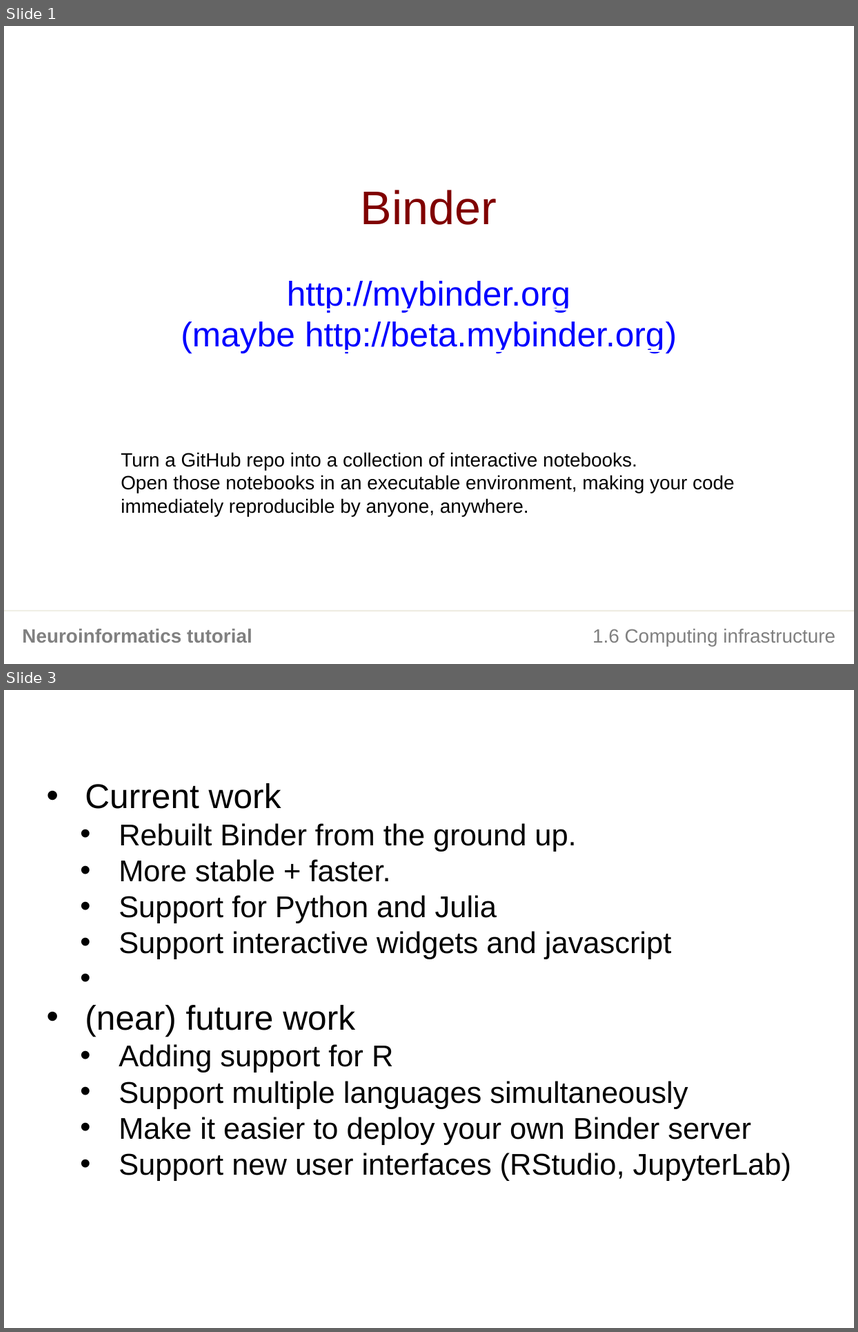
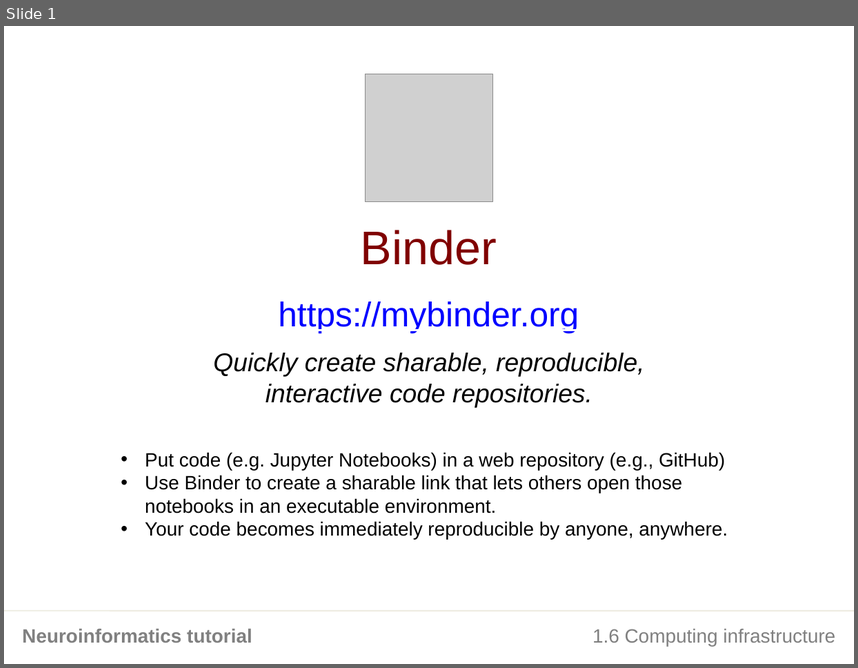
Before and after one commit to NeuralEnsemble/NeuroinformaticsTutorial, a slide deck: Part_1_Resources_for_computational_modellers/6_Computing_infrastructure/4_Binder.pptx. Shown one above the other, each under a label of ours: slides 1 and 3 before the commit, slide 1 after it; the slides between them are not shown. The pictures are 858x1332 and 858x668 pixels, drawn with LibreOffice and Linux fonts; fonts in the diff are those of the drawing; grey boxes stand for pictures. Boxes give left, top, right and bottom in pixels: in the first picture for what was removed or moved away, otherwise in the second. Text is boxed around its words. In the diff, an @@ line names an element or a change of style, - is before the commit and + after.

Commit message:
6-8 updated
Binder addd

```diff
--- a/Part_1_Resources_for_computational_modellers/6_Computing_infrastructure/4_Binder.pptx
+++ b/Part_1_Resources_for_computational_modellers/6_Computing_infrastructure/4_Binder.pptx
@@ slide 3 removed at bbox=[4, 690, 854, 1328], background #FFFFFF @@
@@ text removed at bbox=[85, 783, 791, 1181] @@
-• Current work
-  • Rebuilt Binder from the ground up.
-  • More stable + faster.
-  • Support for Python and Julia
-  • Support interactive widgets and javascript
-• (near) future work
-  • Adding support for R
-  • Support multiple languages simultaneously
-  • Make it easier to deploy your own Binder server
-  • Support new user interfaces (RStudio, JupyterLab)
@@ slide 1 changed as well @@
@@ picture added at bbox=[365, 74, 493, 202] @@
@@ text "Binder": place and size @@
-text "Binder" at bbox=[361, 190, 497, 225]
+text "Binder" at bbox=[361, 230, 497, 265]
@@ text at bbox=[278, 301, 579, 332]: text changed @@
-http://mybinder.org
-(maybe http://beta.mybinder.org)
+https://mybinder.org
@@ text added at bbox=[213, 352, 644, 407], 24 pt, text #000000, italic @@
+Quickly create sharable, reproducible,
+interactive code repositories.
@@ text at bbox=[145, 452, 728, 539]: text changed @@
-Turn a GitHub repo into a collection of interactive notebooks.
-Open those notebooks in an executable environment, making your code immediately reproducible by anyone, anywhere.
+• Put code (e.g. Jupyter Notebooks) in a web repository (e.g., GitHub)
+• Use Binder to create a sharable link that lets others open those notebooks in an executable environment.
+• Your code becomes immediately reproducible by anyone, anywhere.
```
Also in this commit, not shown: 2 other slides changed, 1 slide added, 5 other files.
